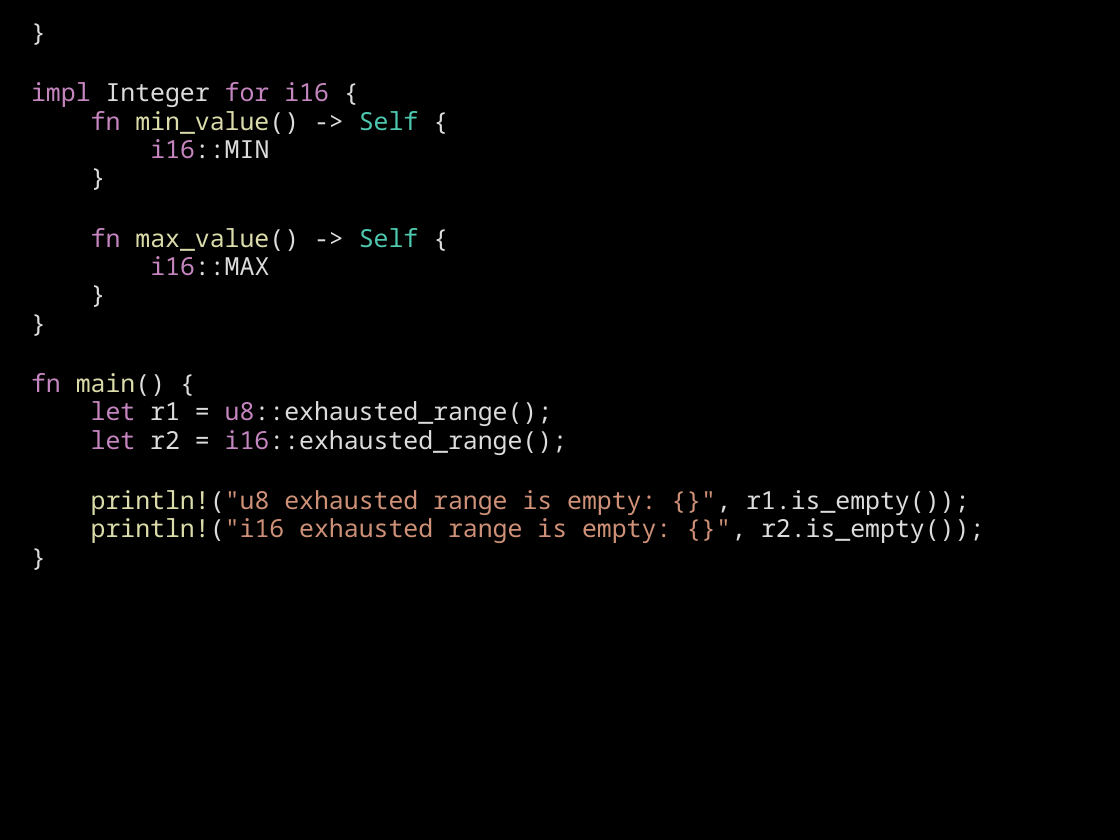
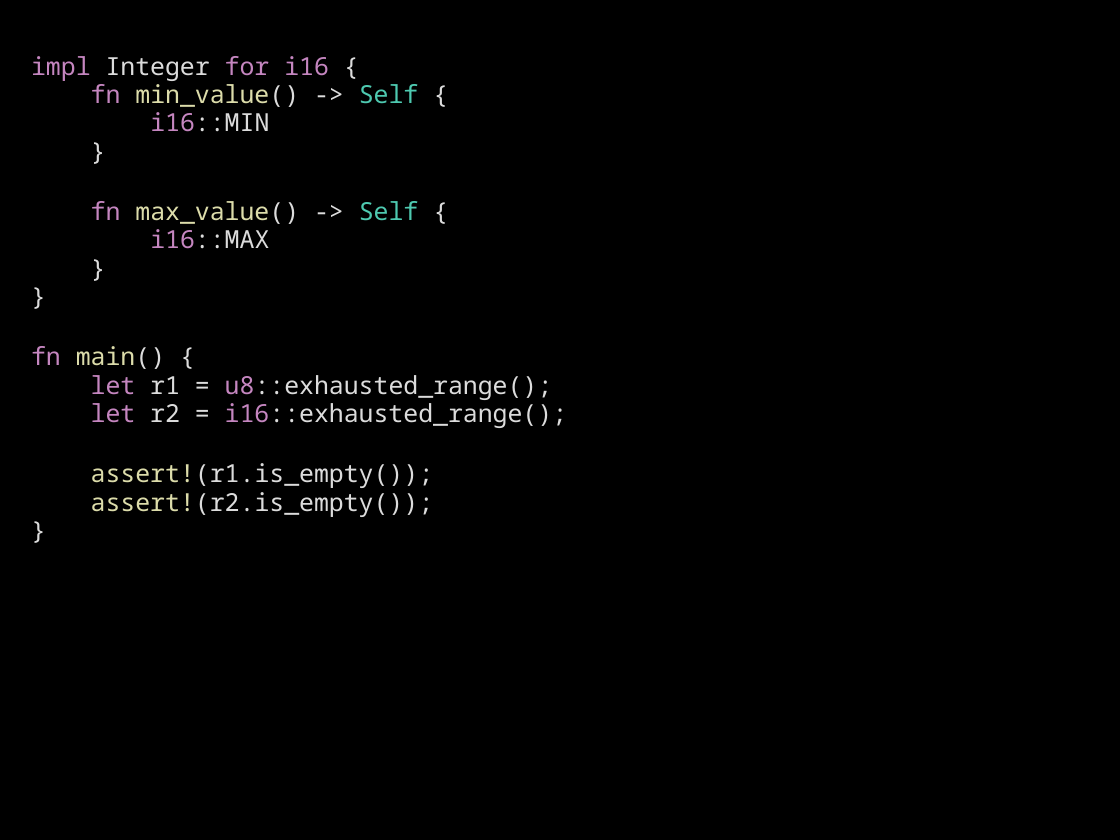
Before and after one commit to CarlKCarlK/inherit, a slide deck: slide 3 of docs/example1_walkthrough.pptx. Drawn at 1120x840 pixels with LibreOffice and Linux fonts; fonts in the diff are those of the drawing. Boxes give left, top, right and bottom in pixels: in the first picture for what was removed or moved away, otherwise in the second. Text is boxed around its words. In the diff, an @@ line names an element or a change of style, - is before the commit and + after.

```diff
--- a/docs/example1_walkthrough.pptx
+++ b/docs/example1_walkthrough.pptx
@@ text at (31,56,567,517): paragraph removed @@
-}
@@ text at (91,463,433,517): text changed; text colour #CE9178 to #DCDCDC @@
-println!("u8 exhausted range is empty: {}", r1.is_empty());
-println!("i16 exhausted range is empty: {}", r2.is_empty());
+assert!(r1.is_empty());
+assert!(r2.is_empty());
```
Also in this commit, not shown: 2 other slides changed, 3 other files.
